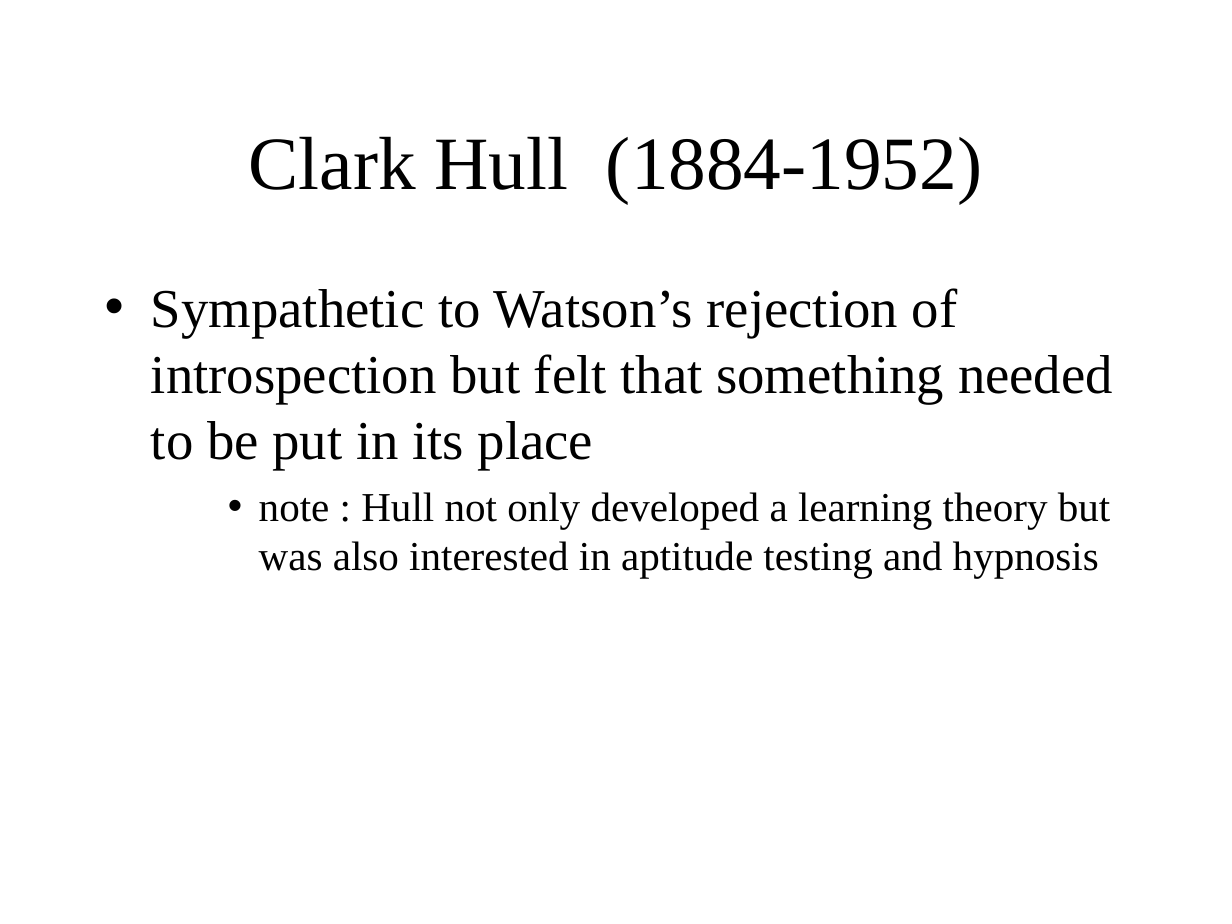
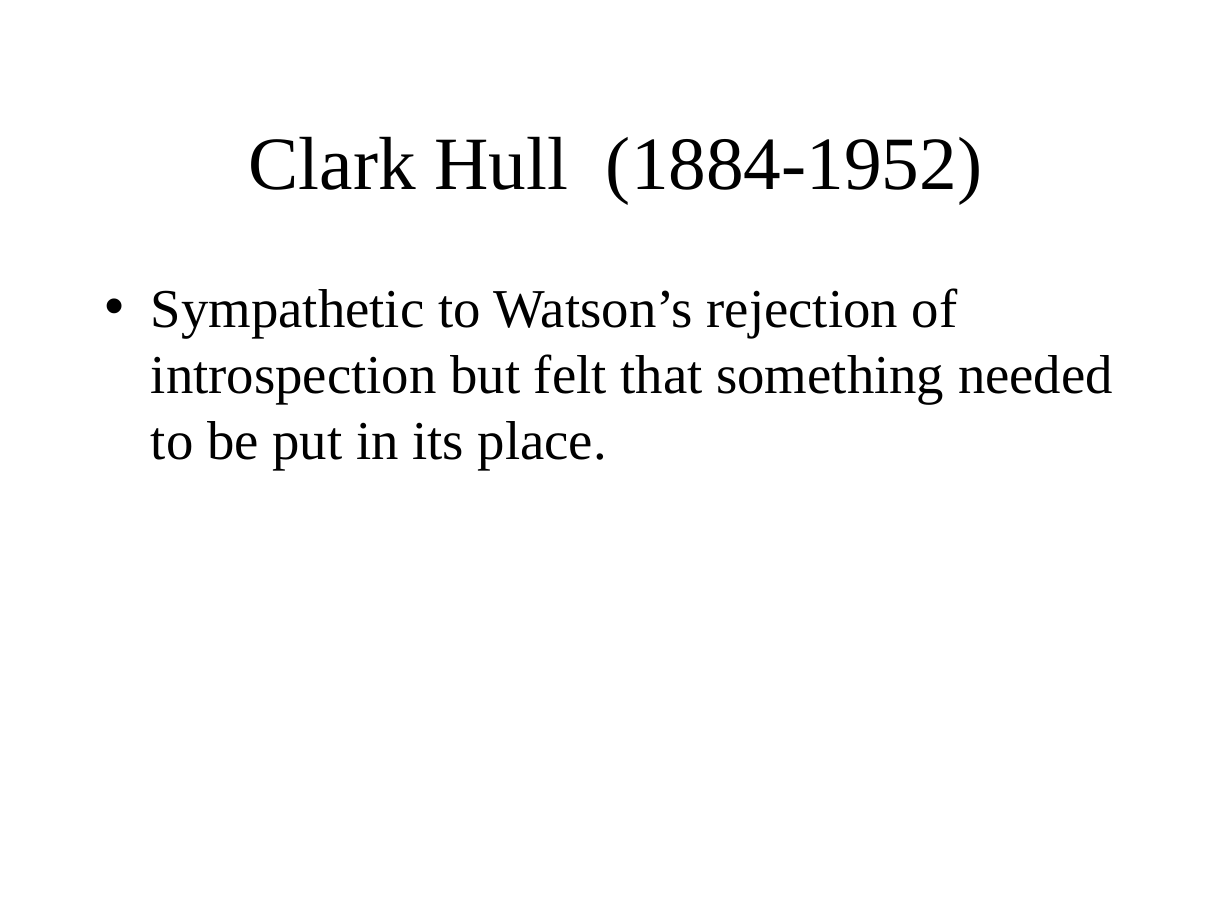
Before and after one commit to ajwills72/critical-thinking, a slide deck: slide 21 of src/behaviourism.odp (slide 25 before the commit). Drawn at 1232x924 pixels with LibreOffice and Linux fonts; fonts in the diff are those of the drawing. Boxes give left, top, right and bottom in pixels: in the first picture for what was removed or moved away, otherwise in the second. Text is boxed around its words. In the diff, an @@ line names an element or a change of style, - is before the commit and + after.

```diff
--- a/src/behaviourism.odp
+++ b/src/behaviourism.odp
@@ text at bbox=[151, 288, 1113, 469]: text changed @@
-• Sympathetic to Watson’s rejection of introspection but felt that something needed to be put in its place
-    • note : Hull not only developed a learning theory but was also interested in aptitude testing and hypnosis
+• Sympathetic to Watson’s rejection of introspection but felt that something needed to be put in its place.
```
Also in this commit, not shown: 8 other slides changed, 7 slides removed, 1 other file.
